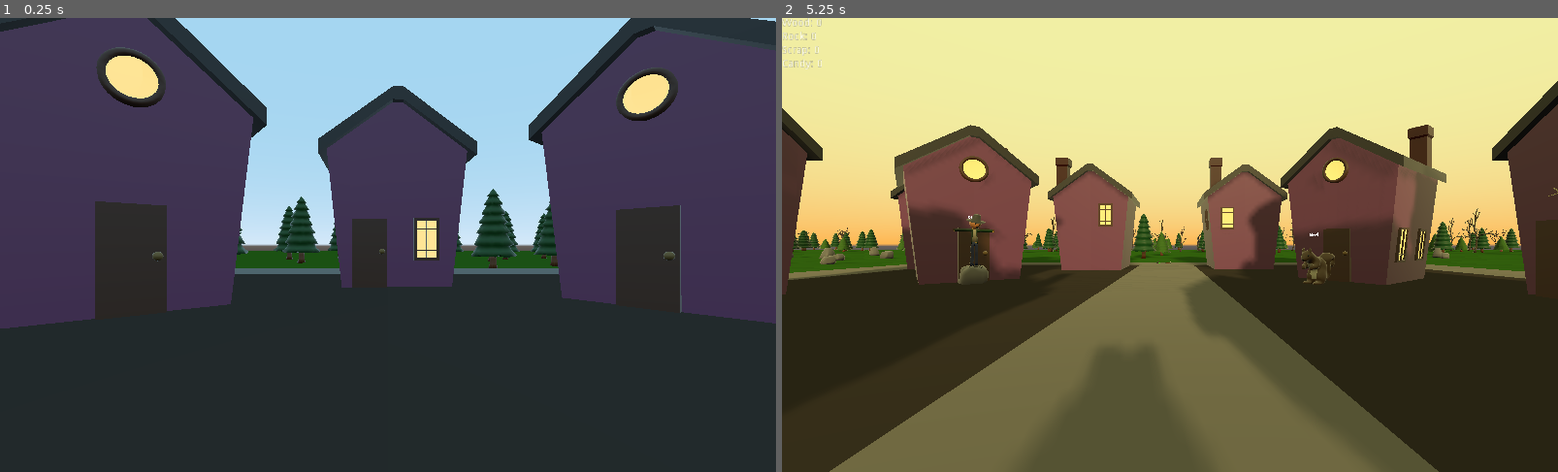
Above: before the commit, frames 1-2 (left to right).
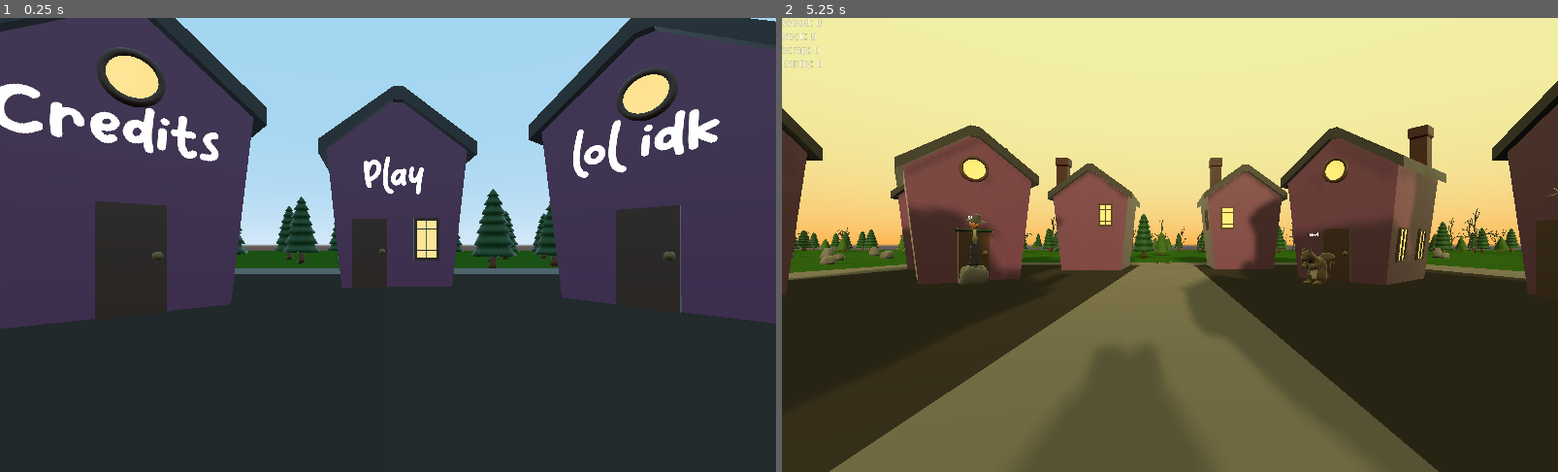
Above: after the commit, the same moments.

Repository: Xwilarg/BearJam
Game: Godot game, scene res://Scenes/MainMenu.tscn
Same seed, same stepped clock (60 frames per second), same inputs: the game is played once before the commit and once after it.
Inputs (mouse positions are in pixels of both pictures, inside the frame that each line leads up to):
- Up to frame 1 (0.25 s): no input
- Up to frame 2 (5.25 s): tap Enter at 0.5, 2, 3.5 s; move the mouse to (1340, 222) at 0.52 s; hold D (right) 0.53-1.28 s; tap K (Line_2) at 0.6, 2.85, 5.1 s; click (1340, 222) at 0.67 s; tap Space (action_spacebar) at 1.25, 4.25, 4.35 s; move the mouse to (1014, 267) at 1.27 s; hold S (backward) 1.28-2.03 s; tap L (Line_3) at 1.35, 3.6 s; move the mouse to (1247, 145) at 2.02 s; hold D (right) 2.03-2.78 s; hold Space (action_spacebar) 2.03-2.78 s; move the mouse to (1131, 335) at 2.77 s; hold W (forward) 2.78-3.53 s; click (1131, 335) at 2.92 s; move the mouse to (1402, 313) at 3.52 s; hold A (left) 3.53-5.03 s; move the mouse to (937, 176) at 4.27 s; move the mouse to (1208, 245) at 5.02 s; hold S (backward) from 5.03 s (still down); click (1208, 245) at 5.17 s

The runs differ from the first frame. In frame 1, 2.2% of the frame differs, in the area x 0-93%, y 14-39%; in frame 2, nothing differs.

Commit message:
Improve main menu

Diff:
--- a/Scenes/MainMenu.tscn
+++ b/Scenes/MainMenu.tscn
@@ -1,9 +1,10 @@
-[gd_scene load_steps=12 format=2]
+[gd_scene load_steps=14 format=2]
 
 [ext_resource path="res://Prefabs/House_var1_0.tscn" type="PackedScene" id=1]
 [ext_resource path="res://Prefabs/House_var2_0.tscn" type="PackedScene" id=2]
 [ext_resource path="res://Prefabs/Tree_var4_0.tscn" type="PackedScene" id=3]
 [ext_resource path="res://Scripts/MainMenu.gd" type="Script" id=4]
+[ext_resource path="res://Fonts/Pulang.ttf" type="DynamicFontData" id=5]
 
 [sub_resource type="BoxShape" id=7]
 
@@ -24,6 +25,10 @@
 
 [sub_resource type="CubeMesh" id=10]
 material = SubResource( 6 )
+
+[sub_resource type="DynamicFont" id=11]
+size = 100
+font_data = ExtResource( 5 )
 
 [node name="Spatial" type="Spatial"]
 script = ExtResource( 4 )
@@ -72,11 +77,26 @@
 [node name="Play" parent="Village" instance=ExtResource( 2 )]
 transform = Transform( -0.0498259, 0, 0.998758, 0, 1, 0, -0.998758, 0, -0.0498259, -15.4652, 0.319594, -1.7964 )
 
-[node name="Credits" parent="Village" instance=ExtResource( 1 )]
+[node name="Label3D" type="Label3D" parent="Village/Play"]
+transform = Transform( 1, 0, -7.45058e-09, 0, 1, 0, 7.45058e-09, 0, 1, -0.121465, 3.63147, 2.43476 )
+text = "Play"
+font = SubResource( 11 )
+
+[node name="aze" parent="Village" instance=ExtResource( 1 )]
 transform = Transform( 0.775925, 0, 0.630825, 0, 1, 0, -0.630825, 0, 0.775925, -11.2341, 0.317216, -8.93851 )
 
-[node name="House_var1_5" parent="Village" instance=ExtResource( 1 )]
+[node name="Label3D" type="Label3D" parent="Village/aze"]
+transform = Transform( 1, 0, -7.45058e-09, 0, 1, 0, 7.45058e-09, 0, 1, -0.121465, 3.63147, 2.43476 )
+text = "lol idk"
+font = SubResource( 11 )
+
+[node name="Credits" parent="Village" instance=ExtResource( 1 )]
 transform = Transform( -0.6323, 0, 0.774724, 0, 1, 0, -0.774724, 0, -0.6323, -10.8343, 0.317216, 4.79138 )
+
+[node name="Label3D" type="Label3D" parent="Village/Credits"]
+transform = Transform( 1, 0, -7.45058e-09, 0, 1, 0, 7.45058e-09, 0, 1, -0.121465, 3.63147, 2.43476 )
+text = "Credits"
+font = SubResource( 11 )
 
 [node name="Camera" type="Camera" parent="."]
 transform = Transform( -4.37114e-08, 0, 1, 0, 1, 0, -1, 0, -4.37114e-08, -2.7851, 1.71935, -1.61637 )
